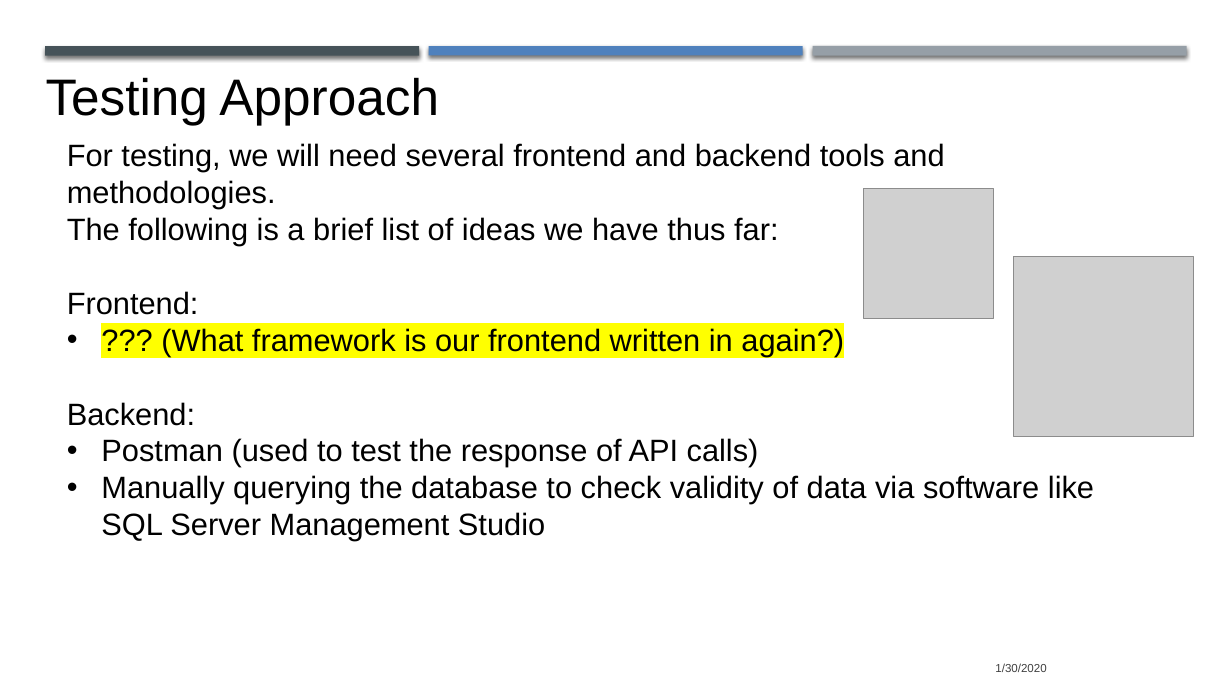
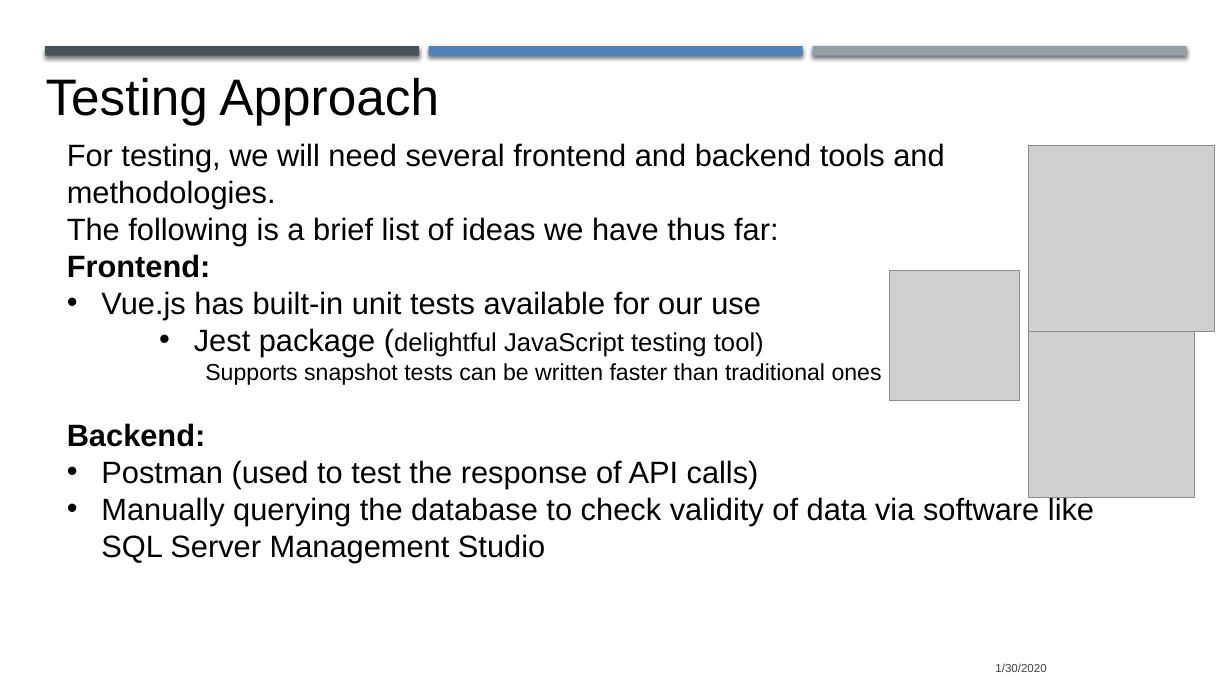
Before and after one commit to jasalazar/team6, a slide deck: slide 6 of Documents/Presentation 1 Team 6.pptx (slide 8 before the commit). Drawn at 1232x693 pixels with LibreOffice and Linux fonts; fonts in the diff are those of the drawing; grey boxes stand for pictures. Boxes give left, top, right and bottom in pixels: in the first picture for what was removed or moved away, otherwise in the second. Text is boxed around its words. In the diff, an @@ line names an element or a change of style, - is before the commit and + after.

```diff
--- a/Documents/Presentation 1 Team 6.pptx
+++ b/Documents/Presentation 1 Team 6.pptx
@@ picture added at <box>1029,145,1214,331</box> @@
@@ text at <box>67,254,211,447</box>: bold on in "Frontend:", "Backend:" @@
@@ text at <box>101,291,882,385</box>: text changed; size 24 to 18 pt @@
-• ??? (What framework is our frontend written in again?)
+• Vue.js has built-in unit tests available for our use
+  • Jest package (delightful JavaScript testing tool)
+  Supports snapshot tests can be written faster than traditional ones
@@ picture: place and size @@
-picture at <box>864,189,994,318</box>
+picture at <box>890,271,1019,400</box>
@@ picture: place and size @@
-picture at <box>1014,257,1193,436</box>
+picture at <box>1029,331,1195,497</box>
```
Also in this commit, not shown: 5 other slides changed, 1 slide removed, 1 other file.
